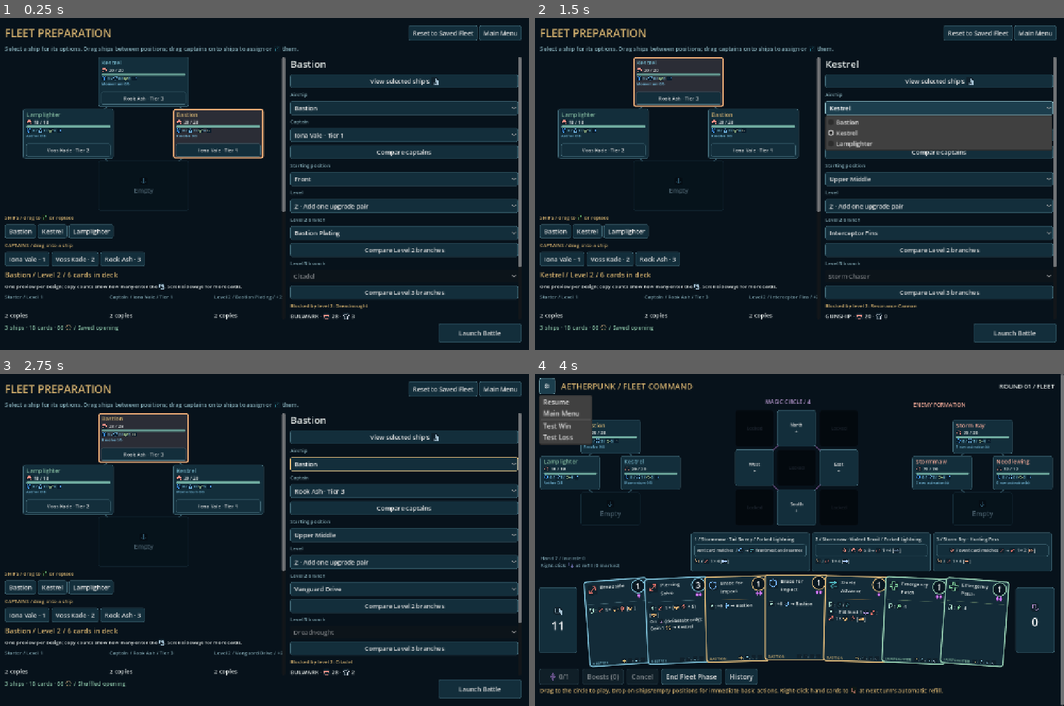
Above: before the commit, frames 1-4 (two rows, left to right).
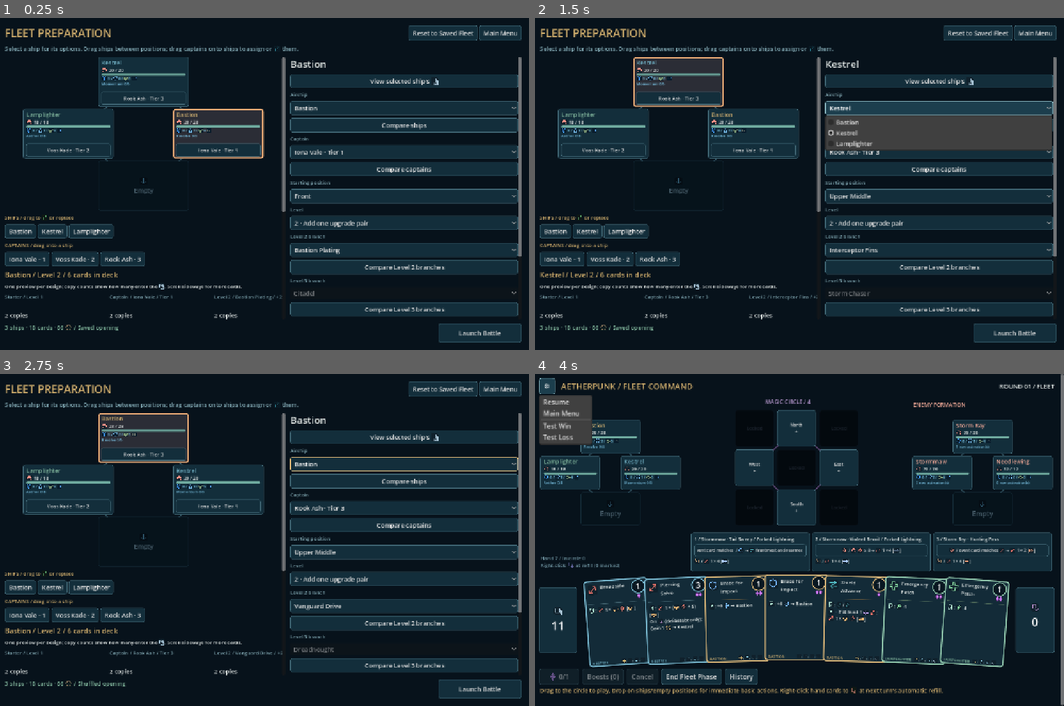
Above: after the commit, the same moments.

Repository: jkeywo/aetherpunk-fleet
Game: Godot game, scene res://scenes/fleet_preparation.tscn
Two runs of this game, one before a commit and one after it. Both use one fixed random seed, a clock stepped at 60 frames per second and the inputs below. This scene is started directly instead of the project's main scene.
Inputs (mouse positions are in pixels of both pictures, inside the frame that each line leads up to):
- Up to frame 1 (0.25 s): no input
- Up to frame 2 (1.5 s): click "Kestrel" at 0.5 s; click "Kestrel" at 1.25 s
- Up to frame 3 (2.75 s): click (402, 480) at 2 s, where only the run after the commit has a clickable "Compare ships"
- Up to frame 4 (4 s): click "Launch Battle" at 2.75 s; click "⚙" at 3.5 s

The runs differ from the first frame. In frame 1, 17% of the frame differs, in the area x 54-99%, y 30-91%; in frame 2, 14%; in frame 3, 17%; in frame 4, nothing differs.

Commit message:
Compare ship stats mechanics and starter cards

Diff:
--- a/scripts/fleet_preparation.gd
+++ b/scripts/fleet_preparation.gd
@@ -27,6 +27,8 @@
 var fleet_scroll: ScrollContainer
 var deck_preview: VBoxContainer
 var deck_cards: HBoxContainer
+var ship_dialog: AcceptDialog
+var ship_comparison: HBoxContainer
 var captain_dialog: AcceptDialog
 var captain_comparison: HBoxContainer
 var upgrade_dialog: AcceptDialog
@@ -180,6 +182,7 @@
 	var options: Array = []
 	for entry in draft.ships: options.append({"label":entry.name,"value":entry.id})
 	_menu(inspector,"Airship",options,slot.ship,_change.bind(selected_ship,"ship"),"ship_"+str(selected_ship))
+	_button(inspector, "Compare ships", _show_ships)
 	options=[]
 	for entry in draft.captains: options.append({"label":entry.name+" · Tier "+str(entry.tier),"value":entry.id,"tooltip":Rules.rule_text(entry.passive, ship.name)})
 	_menu(inspector,"Captain",options,slot.captain,_change.bind(selected_ship,"captain"),"captain_"+str(selected_ship))
@@ -599,3 +602,75 @@
 	if Catalog.index_by_id(draft.captains, id) < 0: return
 	_change(id, selected_ship, "captain")
 	_show_captains()
+
+
+func _show_ships() -> void:
+	if is_instance_valid(ship_dialog):
+		ship_dialog.hide()
+		ship_dialog.queue_free()
+	ship_dialog = AcceptDialog.new()
+	ship_dialog.name = "ShipComparison"
+	ship_dialog.get_ok_button().text = "Close"
+	add_child(ship_dialog)
+	var slot: Dictionary = draft.setup.fleet[selected_ship]
+	ship_dialog.title = slot.position.capitalize() + " / Compare ships"
+	var viewer_size := Vector2i(minf(1180, get_viewport_rect().size.x * 0.94), minf(700, get_viewport_rect().size.y * 0.88))
+	var body := VBoxContainer.new()
+	body.custom_minimum_size.x = viewer_size.x - 40
+	ship_dialog.add_child(body)
+	var caption := Label.new()
+	caption.text = "Base stats exclude captains and upgrades. Starter cards contribute two copies.\nShips already in your fleet swap slots. Captains and level choices stay with their slots."
+	caption.add_theme_font_size_override("font_size", 13)
+	body.add_child(caption)
+	var scroll := ScrollContainer.new()
+	scroll.size_flags_vertical = Control.SIZE_EXPAND_FILL
+	body.add_child(scroll)
+	ship_comparison = HBoxContainer.new()
+	ship_comparison.size_flags_horizontal = Control.SIZE_EXPAND_FILL
+	ship_comparison.alignment = BoxContainer.ALIGNMENT_CENTER
+	ship_comparison.add_theme_constant_override("separation", 14)
+	scroll.add_child(ship_comparison)
+	var visible_count := clampi(draft.ships.size(), 1, 3)
+	var width: float = minf(370, floor((viewer_size.x - 60 - 14 * (visible_count - 1)) / visible_count))
+	for ship in draft.ships:
+		var column := VBoxContainer.new()
+		column.custom_minimum_size.x = width
+		column.set_meta("ship_id", ship.id)
+		ship_comparison.add_child(column)
+		var assigned := -1
+		for i in draft.setup.fleet.size():
+			if draft.setup.fleet[i].ship == ship.id: assigned = i
+		var current: bool = assigned == selected_ship
+		var position_name: String = draft.setup.fleet[assigned].position.capitalize() if assigned >= 0 else ""
+		var title := _label(column, ship.name, 21)
+		title.set_meta("plain_text", true)
+		title.custom_minimum_size.y = 36
+		title.modulate = Color(ship.color)
+		var assigned_label := _label(column, "SELECTED / " + position_name if current else ("In fleet / " + position_name if assigned >= 0 else "Available"), 13)
+		assigned_label.custom_minimum_size.y = 30
+		assigned_label.modulate = Color("#91c8ad") if current else Color("#e8bd77")
+		var stats := _label(column, "%s\nHull %d / Armour %d\nWeapon %d / %s\n%s capacity %d" % [ship.role, ship.hull, ship.armour, ship.weapon.damage, ship.weapon.range, ship.resource.name, ship.resource.capacity], 14)
+		stats.custom_minimum_size.y = 84
+		stats.set_meta("ship_stats", ship.id)
+		var face := CardFace.new()
+		face.custom_minimum_size = Vector2(width, 240)
+		face.toggle_mode = false
+		face.mouse_default_cursor_shape = Control.CURSOR_ARROW
+		face.configure(Catalog.present_card(draft.cards[Catalog.index_by_id(draft.cards, ship.starter)], selected_ship, ship.name), ship)
+		face.set_meta("card_id", ship.starter)
+		face.set_meta("copies", 2)
+		column.add_child(face)
+		var choose := _button(column, "Selected" if current else ("Swap with " + position_name if assigned >= 0 else "Choose for " + slot.position.capitalize()), _choose_ship.bind(ship.id))
+		choose.set_meta("choose_ship", ship.id)
+		choose.disabled = current
+		_label(column, "UNIQUE MECHANIC / " + ship.resource.name, 12).modulate = Color("#91b9c6")
+		var mechanism: Array = ship.resource.rules.duplicate() + ship.rules.duplicate()
+		var explanation := _label(column, "\n".join(mechanism.map(func(rule): return Rules.rule_text(rule, ship.name))) if not mechanism.is_empty() else "No unique mechanism configured.", 12)
+		explanation.set_meta("ship_mechanism", ship.id)
+	ship_dialog.popup_centered(viewer_size)
+
+
+func _choose_ship(id: String) -> void:
+	if Catalog.index_by_id(draft.ships, id) < 0: return
+	_change(id, selected_ship, "ship")
+	_show_ships()
--- /dev/null
+++ b/tests/ship_comparison.gd
@@ -0,0 +1,68 @@
+extends "res://tests/support/v3_test.gd"
+func column_for(prep, id: String) -> Node:
+	for column in prep.ship_comparison.get_children():
+		if column.get_meta("ship_id") == id: return column
+	return null
+func tagged(column: Node, key: String) -> Node:
+	for child in column.get_children():
+		if child.has_meta(key): return child
+	return null
+func _run() -> void:
+	root.size = Vector2i(1280,800)
+	var store_node = root.get_node("ContentStore")
+	store_node.saved = fixture.duplicate(true)
+	var saved := JSON.stringify(store_node.saved)
+	var file_hash := FileAccess.get_sha256("res://data/content.json")
+	change_scene_to_file("res://scenes/fleet_preparation.tscn")
+	await scene_changed
+	var prep = current_scene
+	var before := JSON.stringify(prep.draft)
+	prep._show_ships()
+	await flush()
+	expect(prep.ship_dialog.visible and prep.ship_comparison.get_child_count() == 3, "Ship comparison does not show all three ships.")
+	expect(JSON.stringify(prep.draft) == before, "Opening ship comparison changed choices.")
+	for ship in prep.draft.ships:
+		var column := column_for(prep,ship.id)
+		var stats: String = tagged(column,"ship_stats").text
+		var face = tagged(column,"card_id")
+		var mechanism: String = tagged(column,"ship_mechanism").text
+		expect("Hull %d / Armour %d" % [ship.hull,ship.armour] in stats and "Weapon %d / %s" % [ship.weapon.damage,ship.weapon.range] in stats and ship.resource.name in stats, "Base stats missing or polluted by selected upgrades.")
+		expect(face.get_meta("card_id") == ship.starter and face.get_meta("copies") == 2 and face.owner_info.name == ship.name, "Starter pair or owning ship styling missing.")
+		expect(ship.resource.rules.all(func(rule): return R.rule_text(rule,ship.name) in mechanism), "Unique resource loop or optional boost missing.")
+	expect(tagged(column_for(prep,"bastion"),"choose_ship").disabled, "Current ship is not marked selected.")
+	var profiles: Array = prep.draft.setup.fleet.map(func(slot): return [slot.captain,slot.level,slot.position])
+	tagged(column_for(prep,"kestrel"),"choose_ship").pressed.emit()
+	await flush()
+	expect(prep.draft.setup.fleet[0].ship == "kestrel" and prep.draft.setup.fleet[1].ship == "bastion", "Choosing occupied ship did not swap unique fleet assignments.")
+	expect(prep.draft.setup.fleet.map(func(slot): return [slot.captain,slot.level,slot.position]) == profiles, "Ship comparison silently moved captains or levels between slots.")
+	expect(tagged(column_for(prep,"kestrel"),"choose_ship").disabled and "Kestrel" in prep.deck_summary.text, "Selected status and actual deck preview did not update.")
+	# Additional authored ships can be browsed and replace the current slot.
+	var extra: Dictionary = prep.draft.ships[0].duplicate(true)
+	extra.id = "spare_ship"
+	extra.name = "Spare Ship"
+	extra.starter = "spare_starter"
+	for tier in ["two","three"]:
+		for package in extra.levels[tier]: package.card = extra.starter
+	var extra_card: Dictionary = card_def(prep.draft,"brace").duplicate(true)
+	extra_card.id = extra.starter
+	extra_card.owner = extra.id
+	prep.draft.ships.append(extra)
+	prep.draft.cards.append(extra_card)
+	prep._show_ships()
+	await flush()
+	expect(prep.ship_comparison.get_child_count() == 4 and prep.ship_comparison.size.x > prep.ship_comparison.get_parent().size.x, "Extra ships cannot be browsed horizontally.")
+	tagged(column_for(prep,extra.id),"choose_ship").pressed.emit()
+	await flush()
+	expect(prep.draft.setup.fleet[0].ship == extra.id and Catalog.validate(prep._candidate()).is_empty(), "Choosing bench ship did not produce a legal fleet.")
+	prep.ship_dialog.hide()
+	prep.selected_ship = 2
+	prep._render()
+	prep._show_ships()
+	await flush()
+	expect(prep.draft.setup.fleet[2].position.capitalize() in prep.ship_dialog.title and tagged(column_for(prep,prep.draft.setup.fleet[2].ship),"choose_ship").disabled, "Comparison retained the previous selected position.")
+	root.size = Vector2i(1024,640)
+	prep._show_ships()
+	await flush()
+	expect(prep.ship_dialog.size.x <= prep.get_viewport_rect().size.x, "Ship comparison exceeds smaller viewport.")
+	expect(JSON.stringify(store_node.saved) == saved and FileAccess.get_sha256("res://data/content.json") == file_hash, "Ship comparison changed saved content.")
+	done("Ship comparison and fleet selection")
Not shown, added: tests/ship_comparison.gd.uid
